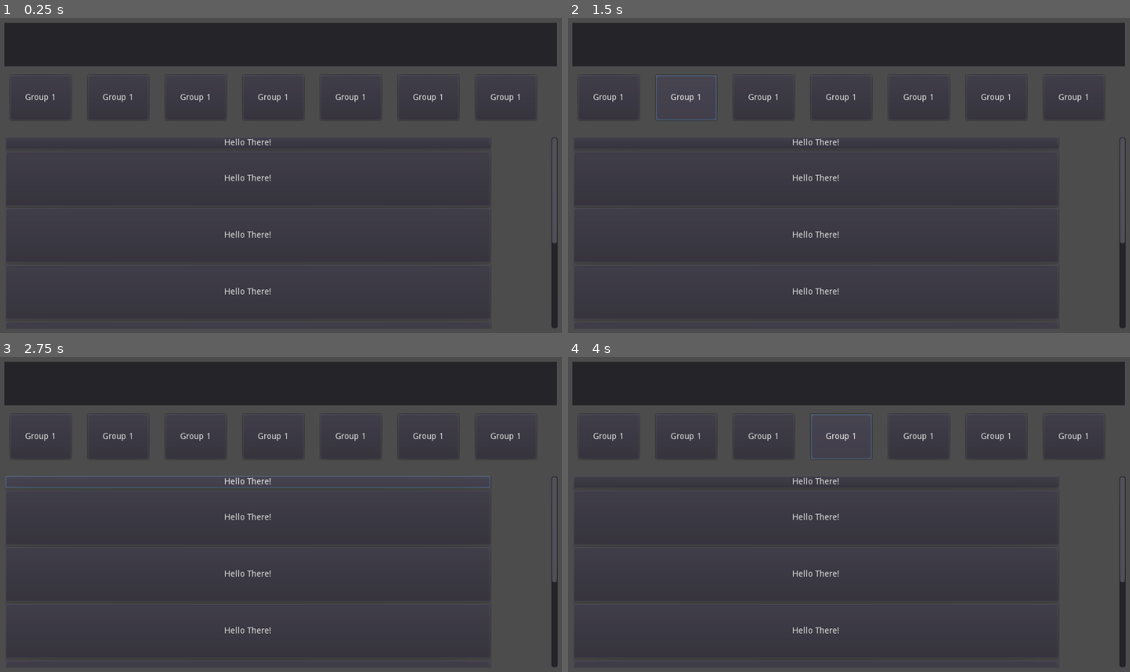
Above: before the commit, frames 1-4 (two rows, left to right).
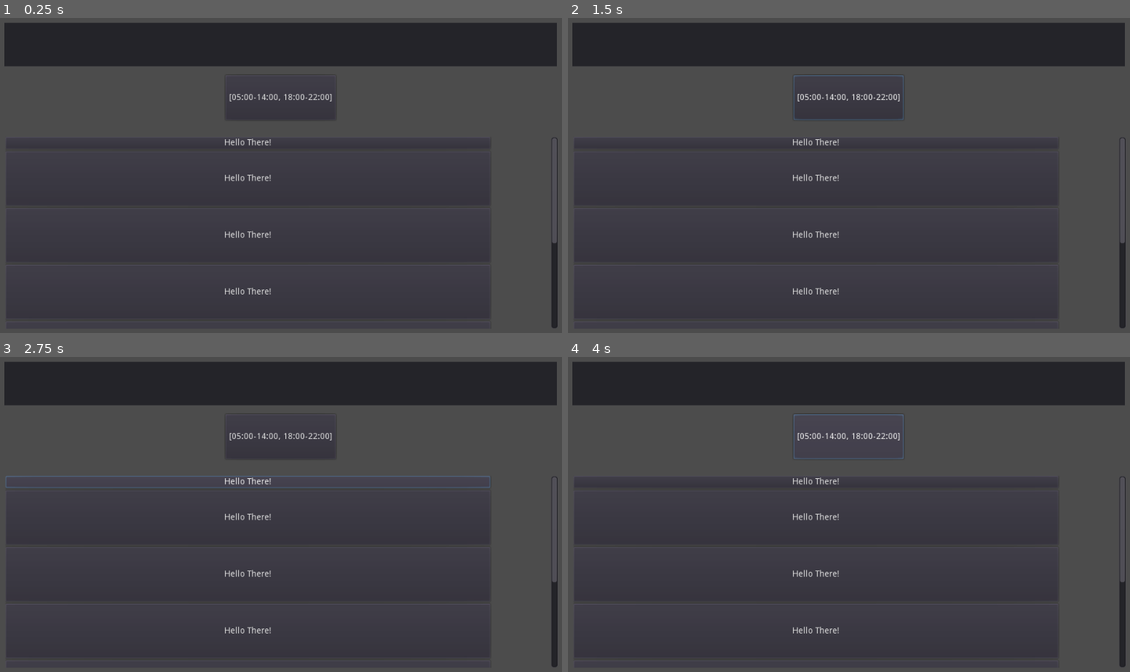
Above: after the commit, the same moments.

Repository: roiteee/loadsheddingSchedule
Game: Godot game, scene res://scenes/Main.tscn
Same seed, same stepped clock (60 frames per second), same inputs: the game is played once before the commit and once after it. The engine's default icon, where the game draws it, is replaced by a stand-in: a white triangle on a blue panel in a dark square.
Inputs (mouse positions are in pixels of both pictures, inside the frame that each line leads up to):
- Up to frame 1 (0.25 s): no input
- Up to frame 2 (1.5 s): click "Group 1" (after the commit: "[05:00-14:00, 18:00-22:00]") at 0.5 s; click (686, 96) at 1.25 s, where only the run before the commit has a clickable "Group 1"
- Up to frame 3 (2.75 s): click "Hello There!" at 2 s
- Up to frame 4 (4 s): click (764, 435) at 2.75 s, where only the run before the commit has a clickable "Group 1"; click (843, 435) at 3.5 s, where only the run before the commit has a clickable "Group 1"

The runs differ from the first frame. In frame 1, 0.6% of the frame differs, in the area x 2-95%, y 18-33%; in frame 2, 0.7%; in frame 3, 0.6%; in frame 4, 0.7%.

Commit message:
Late night commit. Still much work to do

Diff:
--- /dev/null
+++ b/LoadSheddingGodot/scenes/GroupButton.tscn
@@ -0,0 +1,12 @@
+[gd_scene format=2]
+
+[node name="Group1" type="Button"]
+margin_left = 406.0
+margin_right = 506.0
+margin_bottom = 74.0
+rect_min_size = Vector2( 100, 0 )
+text = "Group 1"
+expand_icon = true
+__meta__ = {
+"_edit_use_anchors_": false
+}
--- /dev/null
+++ b/LoadSheddingGodot/scenes/GroupSpacer.tscn
@@ -0,0 +1,12 @@
+[gd_scene load_steps=2 format=2]
+
+[ext_resource path="res://icon.png" type="Texture" id=1]
+
+[node name="Spacer" type="TextureRect"]
+modulate = Color( 1, 1, 1, 0 )
+margin_left = 510.0
+margin_right = 530.0
+margin_bottom = 74.0
+rect_min_size = Vector2( 20, 0 )
+texture = ExtResource( 1 )
+expand = true
--- a/LoadSheddingGodot/scenes/UI.tscn
+++ b/LoadSheddingGodot/scenes/UI.tscn
@@ -1,6 +1,5 @@
-[gd_scene load_steps=3 format=2]
+[gd_scene load_steps=2 format=2]
 
-[ext_resource path="res://icon.png" type="Texture" id=1]
 [ext_resource path="res://scripts/UI.gd" type="Script" id=2]
 
 [node name="UI" type="Control"]
@@ -31,125 +30,6 @@
 __meta__ = {
 "_edit_use_anchors_": false
 }
-
-[node name="Group1" type="Button" parent="HBoxContainer"]
-margin_left = 22.0
-margin_right = 122.0
-margin_bottom = 74.0
-rect_min_size = Vector2( 100, 0 )
-text = "Group 1"
-expand_icon = true
-
-[node name="Spacer" type="TextureRect" parent="HBoxContainer"]
-modulate = Color( 1, 1, 1, 0 )
-margin_left = 126.0
-margin_right = 146.0
-margin_bottom = 74.0
-rect_min_size = Vector2( 20, 0 )
-texture = ExtResource( 1 )
-expand = true
-
-[node name="Group2" type="Button" parent="HBoxContainer"]
-margin_left = 150.0
-margin_right = 250.0
-margin_bottom = 74.0
-rect_min_size = Vector2( 100, 0 )
-text = "Group 1"
-expand_icon = true
-
-[node name="Spacer2" type="TextureRect" parent="HBoxContainer"]
-modulate = Color( 1, 1, 1, 0 )
-margin_left = 254.0
-margin_right = 274.0
-margin_bottom = 74.0
-rect_min_size = Vector2( 20, 0 )
-texture = ExtResource( 1 )
-expand = true
-
-[node name="Group3" type="Button" parent="HBoxContainer"]
-margin_left = 278.0
-margin_right = 378.0
-margin_bottom = 74.0
-rect_min_size = Vector2( 100, 0 )
-text = "Group 1"
-expand_icon = true
-
-[node name="Spacer3" type="TextureRect" parent="HBoxContainer"]
-modulate = Color( 1, 1, 1, 0 )
-margin_left = 382.0
-margin_right = 402.0
-margin_bottom = 74.0
-rect_min_size = Vector2( 20, 0 )
-texture = ExtResource( 1 )
-expand = true
-
-[node name="Group4" type="Button" parent="HBoxContainer"]
-margin_left = 406.0
-margin_right = 506.0
-margin_bottom = 74.0
-rect_min_size = Vector2( 100, 0 )
-text = "Group 1"
-expand_icon = true
-
-[node name="Spacer4" type="TextureRect" parent="HBoxContainer"]
-modulate = Color( 1, 1, 1, 0 )
-margin_left = 510.0
-margin_right = 530.0
-margin_bottom = 74.0
-rect_min_size = Vector2( 20, 0 )
-texture = ExtResource( 1 )
-expand = true
-
-[node name="Group5" type="Button" parent="HBoxContainer"]
-margin_left = 534.0
-margin_right = 634.0
-margin_bottom = 74.0
-rect_min_size = Vector2( 100, 0 )
-text = "Group 1"
-expand_icon = true
-
-[node name="Spacer5" type="TextureRect" parent="HBoxContainer"]
-modulate = Color( 1, 1, 1, 0 )
-margin_left = 638.0
-margin_right = 658.0
-margin_bottom = 74.0
-rect_min_size = Vector2( 20, 0 )
-texture = ExtResource( 1 )
-expand = true
-
-[node name="Group6" type="Button" parent="HBoxContainer"]
-margin_left = 662.0
-margin_right = 762.0
-margin_bottom = 74.0
-rect_min_size = Vector2( 100, 0 )
-text = "Group 1"
-expand_icon = true
-
-[node name="Spacer6" type="TextureRect" parent="HBoxContainer"]
-modulate = Color( 1, 1, 1, 0 )
-margin_left = 766.0
-margin_right = 786.0
-margin_bottom = 74.0
-rect_min_size = Vector2( 20, 0 )
-texture = ExtResource( 1 )
-expand = true
-
-[node name="Group7" type="Button" parent="HBoxContainer"]
-margin_left = 790.0
-margin_right = 890.0
-margin_bottom = 74.0
-rect_min_size = Vector2( 100, 0 )
-text = "Group 1"
-expand_icon = true
-
-[node name="Spacer7" type="TextureRect" parent="HBoxContainer"]
-modulate = Color( 1, 1, 1, 0 )
-margin_left = 894.0
-margin_right = 914.0
-margin_bottom = 74.0
-rect_min_size = Vector2( 20, 0 )
-texture = ExtResource( 1 )
-expand = true
 
 [node name="ScrollContainer" type="ScrollContainer" parent="."]
 anchor_right = 1.0
--- a/LoadSheddingGodot/scripts/UI.gd
+++ b/LoadSheddingGodot/scripts/UI.gd
@@ -1,4 +1,44 @@
 extends Control
 
+var schedule = {
+	0: {
+		"name": "Group 1",
+		"sunday": ["05:00-14:00","18:00-22:00"]
+
+
+	}
+#	1: {
+#		"name": "Group 2"
+#	},
+#	2: {
+#		"name": "Group 3"
+#	},
+#	3: {
+#		"name": "Group 4"
+#	},
+#	4: {
+#		"name": "Group 5"
+#	},
+#	5: {
+#		"name": "Group 6"
+#	},
+#	6: {
+#		"name": "Group 7"
+#	}
+}
+
+var info = {
+	"from" : "2020:01:01"
+}
+var todayDateTime
+
+var groupButton = "res://scenes/GroupButton.tscn"
+var groupSpacer = "res://scenes/GroupSpacer.tscn"
+
 func _ready():
-	pass
+	todayDateTime = OS.get_datetime()#OS.get_datetime_from_unix_time(OS.get_unix_time())
+	print(todayDateTime)
+	for i in schedule:
+		var button = load(groupButton).instance()
+		$HBoxContainer.add_child(button)
+		button.text = str(schedule[i].sunday)
Binary file added: LoadSheddingGodot/resources/schedule.jpg
Not shown, added: LoadSheddingGodot/resources/schedule.jpg.import
